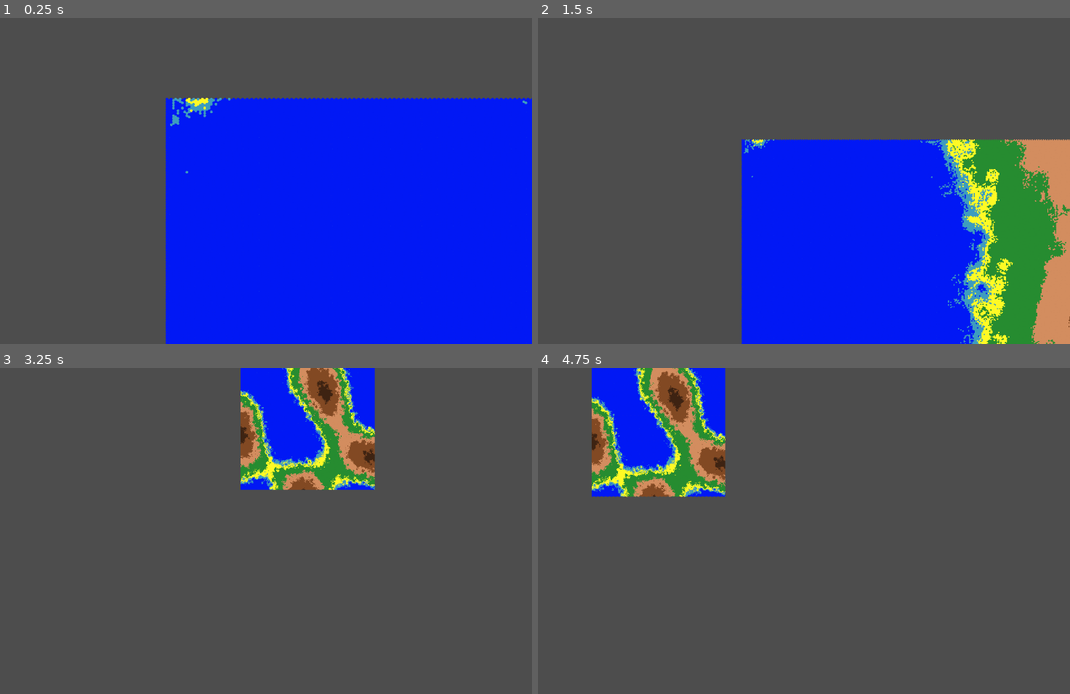
Above: before the commit, frames 1-4 (two rows, left to right).
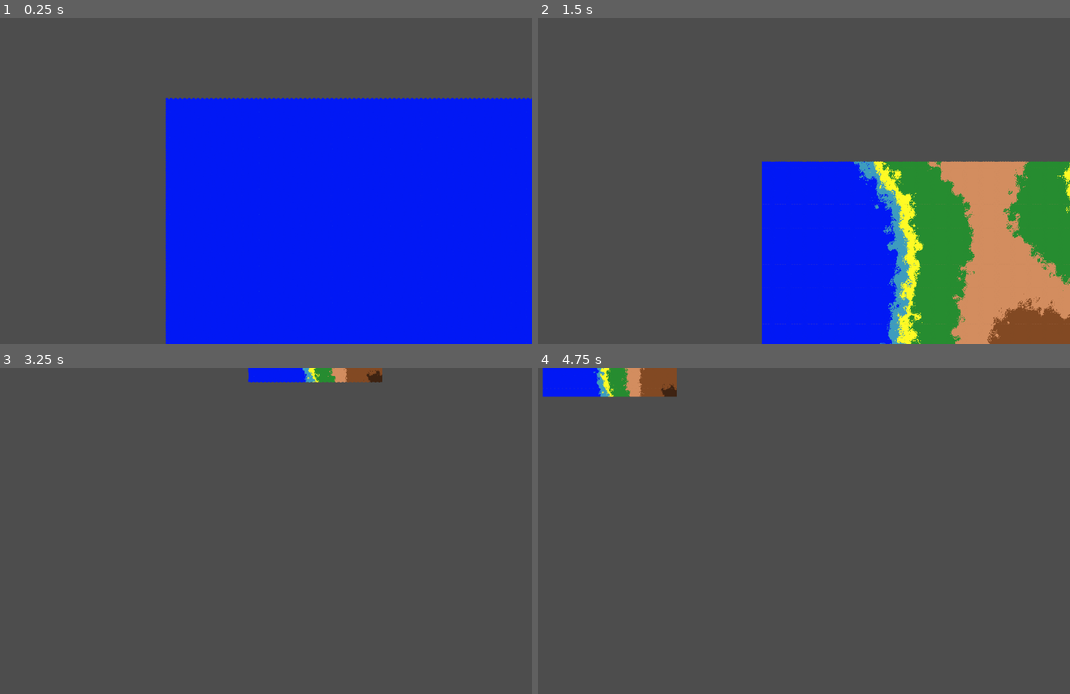
Above: after the commit, the same moments.

Repository: ThiGouvea/InfiniteHexWar
Game: Godot game, scene res://scenes/Tile.tscn
Two runs of this game, one before a commit and one after it. Both use one fixed random seed, a clock stepped at 60 frames per second and the inputs below.
Inputs (mouse positions are in pixels of both pictures, inside the frame that each line leads up to):
- Up to frame 1 (0.25 s): no input
- Up to frame 2 (1.5 s): tap Enter at 0.5 s; move the mouse to (905, 164) at 0.52 s; hold Mouse wheel up (zoom_in) 0.53-1.28 s; tap Mouse wheel down (zoom_out) at 0.8, 1.35 s; move the mouse to (665, 197) at 1.27 s
- Up to frame 3 (3.25 s): tap Mouse wheel up (zoom_in) at 1.55, 3.05 s; tap Space at 2 s; move the mouse to (297, 459) at 2.02 s; hold S (camera_down) 2.03-2.78 s; tap Mouse wheel down (zoom_out) at 2.3 s; move the mouse to (212, 596) at 2.77 s; tap A (camera_left) at 2.85 s
- Up to frame 4 (4.75 s): tap Enter at 3.5 s; move the mouse to (952, 579) at 3.52 s; hold D (camera_right) 3.53-4.28 s; tap Mouse wheel down (zoom_out) at 3.8 s; tap Space at 4.25 s; move the mouse to (607, 482) at 4.27 s; tap W (camera_up) at 4.35 s; tap Mouse wheel up (zoom_in) at 4.55 s

The runs differ from the first frame. In frame 1, 0.3% of the frame differs, in the area x 31-100%, y 24-48%; in frame 2, 23%, in the area x 38-100%, y 37-100%; in frame 3, 9.2%; in frame 4, 10%.

Commit message:
adcionado zoom de camera

Diff:
--- a/scenes/Tile.tscn
+++ b/scenes/Tile.tscn
@@ -7,7 +7,8 @@
 [sub_resource type="FastNoiseLite" id="FastNoiseLite_vhibn"]
 noise_type = 0
 seed = 3
-frequency = 0.002
+frequency = 0.001
+offset = Vector3(156.86, 0, 0)
 fractal_type = 0
 fractal_octaves = 2
 domain_warp_enabled = true
--- a/scripts/camera_2d.gd
+++ b/scripts/camera_2d.gd
@@ -18,12 +18,12 @@
 	if Input.is_action_pressed("camera_right"):
 		direction.x += 1
 	if Input.is_action_pressed("zoom_out"):
-		zomm += 0.01
+		zomm += 0.2 * delta
 		if zomm >= 1:
 			zomm = 1
 
 	if Input.is_action_pressed("zoom_in"):
-		zomm -= 0.01
+		zomm -= 0.2 * delta
 		if zomm <= 0.01:
 			zomm = 0.01
 
--- a/scripts/tile.gd
+++ b/scripts/tile.gd
@@ -17,7 +17,7 @@
 
 
 var width : int = 600
-var height : int = 600
+var height : int = 400
 
 var noise_value_arr = []
 
